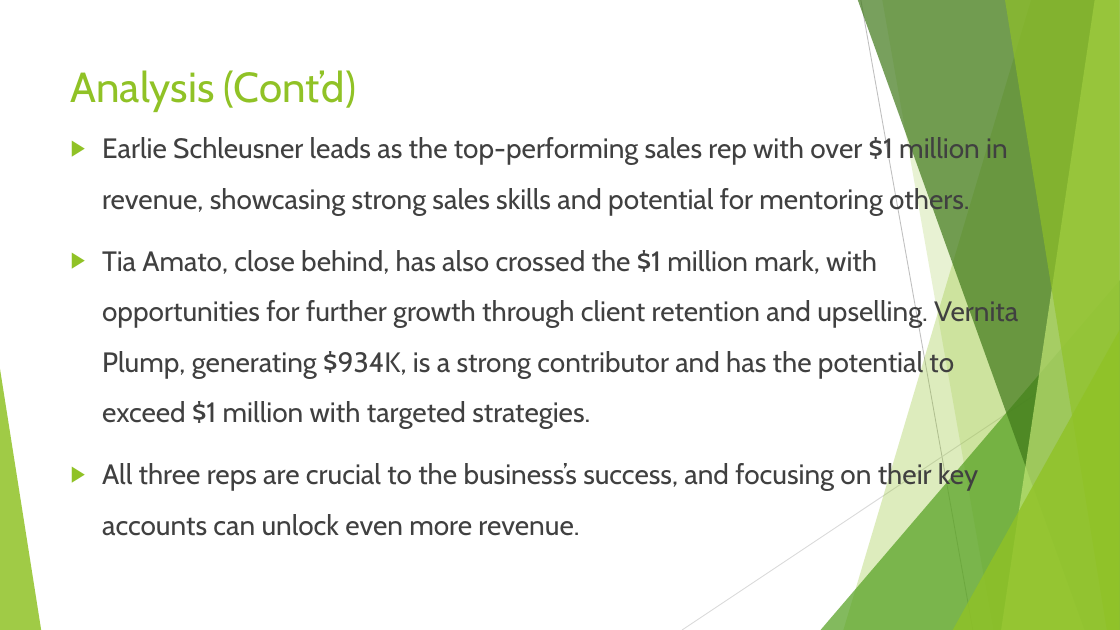
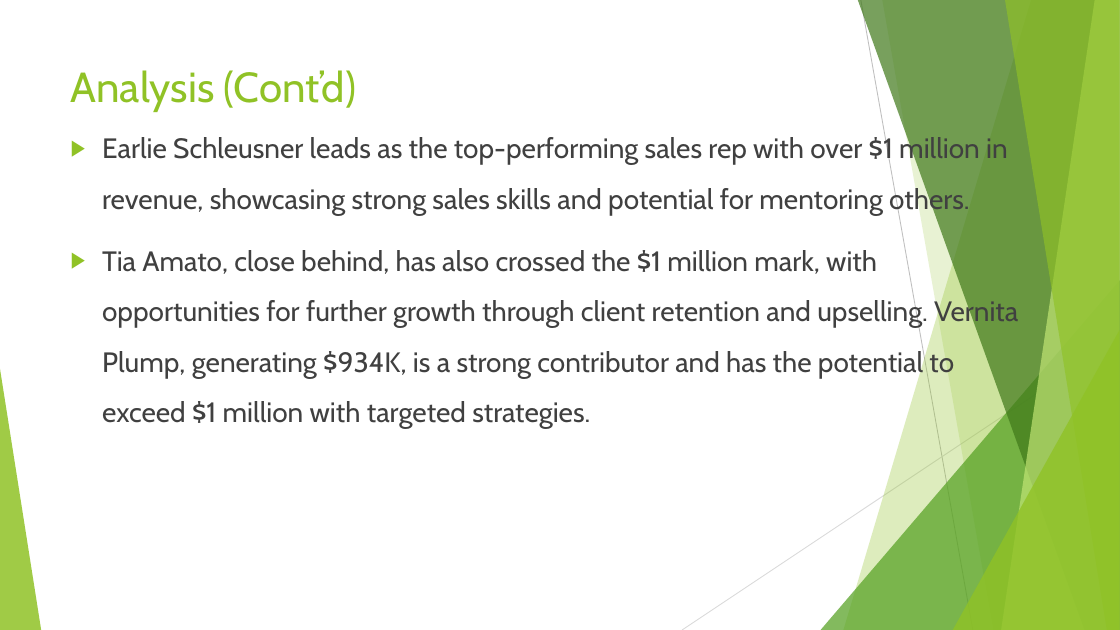
Before and after one commit to embrown007/group_15, a slide deck: slide 10 of SAGE_GROUP_15.pptx. Drawn at 1120x630 pixels with LibreOffice and Linux fonts; fonts in the diff are those of the drawing. Boxes give left, top, right and bottom in pixels: in the first picture for what was removed or moved away, otherwise in the second. Text is boxed around its words. In the diff, an @@ line names an element or a change of style, - is before the commit and + after.

```diff
--- a/SAGE_GROUP_15.pptx
+++ b/SAGE_GROUP_15.pptx
@@ text at (102,461,978,536): paragraph removed @@
-▶ All three reps are crucial to the business’s success, and focusing on their key accounts can unlock even more revenue.
```
Also in this commit, not shown: 2 other slides changed, 1 slide added.
